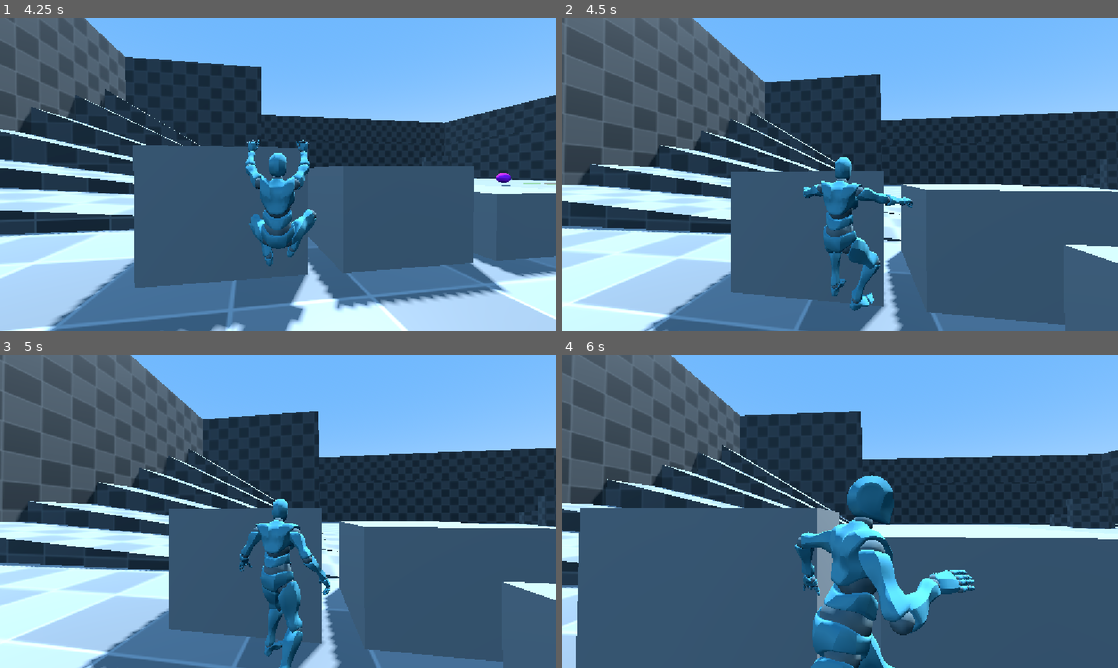
Above: before the commit, frames 1-4 (two rows, left to right).
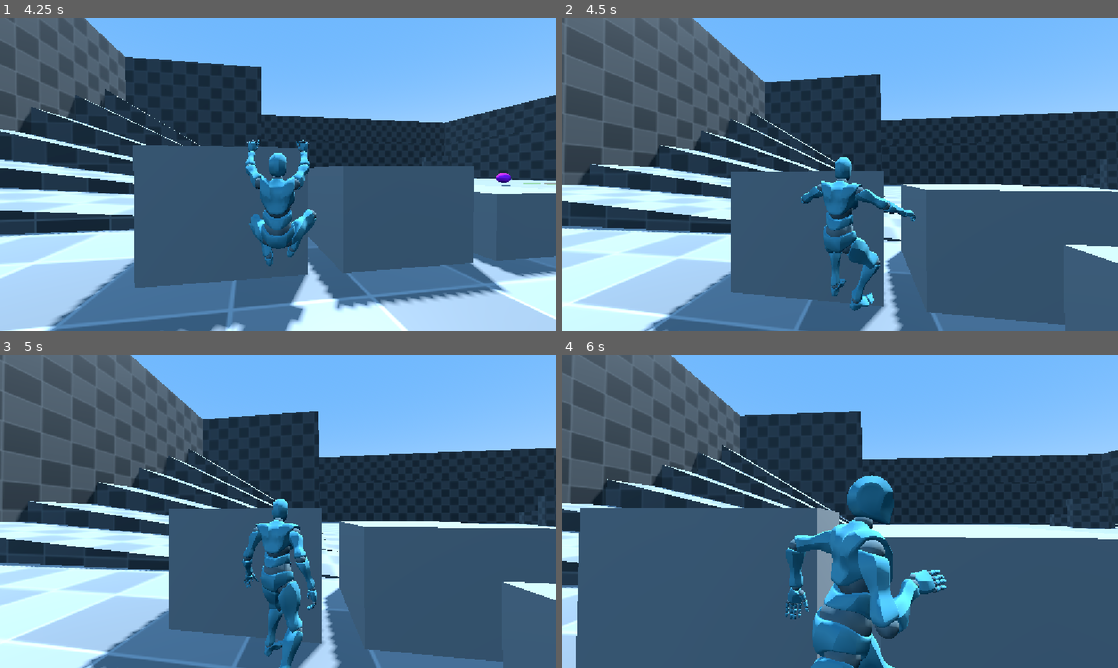
Above: after the commit, the same moments.

Repository: Calipur-Neeson/Tico_Project
Game: Godot game, scene res://Scenes/TestScene.tscn
Same seed, same stepped clock (60 frames per second), same inputs: the game is played once before the commit and once after it.
Inputs (mouse positions are in pixels of both pictures, inside the frame that each line leads up to):
- Up to frame 1 (4.25 s): tap Enter at 0.5 s; move the mouse to (305, 174) at 0.52 s; hold Right mouse button (Aim) 0.53-1.28 s; hold W (Move_Forward) from 0.53 s (still down); click (305, 174) at 0.67 s; tap Space (Jump) at 0.77, 1.52, 3.02, 3.77 s; move the mouse to (250, 174) at 1.27 s; tap Ctrl (Crouch) at 1.35 s; move the mouse to (289, 168) at 2.02 s; tap E (Interact) at 2.1 s; move the mouse to (272, 180) at 2.77 s; click (272, 180) at 2.85 s; move the mouse to (316, 177) at 3.52 s; hold Right mouse button (Aim) from 3.53 s (still down)
- Up to frame 2 (4.5 s): keep holding W (Move_Forward); move the mouse to (795, 171) at 4.27 s; release Right mouse button (Aim) at 4.28 s; tap Ctrl (Crouch) at 4.35 s
- Up to frame 3 (5 s): keep holding W (Move_Forward); tap Space (Jump) at 4.52 s
- Up to frame 4 (6 s): move the mouse to (845, 511) at 5.02 s; tap E (Interact) at 5.1 s; click (845, 511) at 5.17 s; move the mouse to (817, 505) at 5.77 s; release W (Move_Forward) at 5.78 s; hold D (Move_Right) from 5.78 s (still down); click (817, 505) at 5.85 s

Frame 1 is identical in both runs. In frame 2, 0.5% of the frame differs, in the area x 43-64%, y 53-79%; in frame 3, 0.9%; in frame 4, 3.3%, in the area x 40-75%, y 56-92%.

Commit message:
(~)fix shimmy turn

Diff:
--- a/Scripts/States/FallState.gd
+++ b/Scripts/States/FallState.gd
@@ -19,3 +19,6 @@
 	player.UpdateVelocity(direction, player.runSpeed * 0.5)
 	player.TurnTo(direction)
 	player.move_and_slide()
+
+	player.left_ccdik_3d.influence = 0
+	player.right_ccdik_3d.influence = 0
--- a/Scripts/States/LeftShimmyTurnState.gd
+++ b/Scripts/States/LeftShimmyTurnState.gd
@@ -1,7 +1,9 @@
 class_name PlayerLeftShimmyTurnState
 extends BasePlayerState
 
+var targetPoint: Vector3
 var normal :Vector3
+var direction :Vector3
 var dirLeft : Vector3
 var dirForward : Vector3
 
@@ -10,10 +12,12 @@
 	dirForward = -player.global_basis.z
 
 	normal = player.left_turn_climb_cast.get_collision_normal()
+	targetPoint = player.left_turn_climb_cast.get_collision_point()
+	direction = targetPoint - player.hand_pivot.global_position
 
 
 func PreUpdate(player: Player) -> void:
-	if player.climbable_cast.is_colliding() and player.right_climb_cast.is_colliding():
+	if player.climbable_cast.is_colliding() and player.left_climb_cast.is_colliding():
 		player.ChangeStateTo(PlayerState.HangingIdle)
 
 
--- a/Scripts/States/RightShimmyTurnState.gd
+++ b/Scripts/States/RightShimmyTurnState.gd
@@ -14,7 +14,6 @@
 	normal = player.right_turn_climb_cast.get_collision_normal()
 	targetPoint = player.right_turn_climb_cast.get_collision_point()
 	direction = targetPoint - player.hand_pivot.global_position
-	print(direction)
 
 func PreUpdate(player: Player) -> void:
 	if player.climbable_cast.is_colliding() and player.right_climb_cast.is_colliding():
--- a/Scripts/States/VaultState.gd
+++ b/Scripts/States/VaultState.gd
@@ -30,6 +30,7 @@
 
 	player.playerAnim.play("NewLib/VaultLow", player.BLEEND_SPEED)
 
+
 func PreUpdate(player: Player) -> void:
 	if not player.playerAnim.is_playing():
 		player.ChangeStateTo(PlayerState.Idle)
